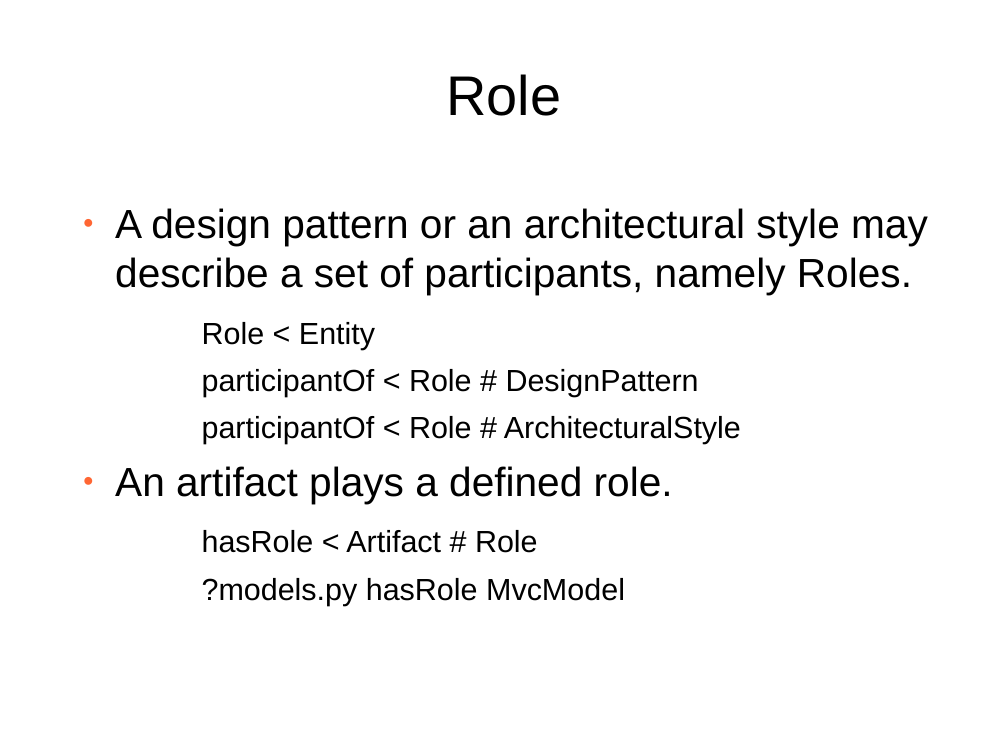
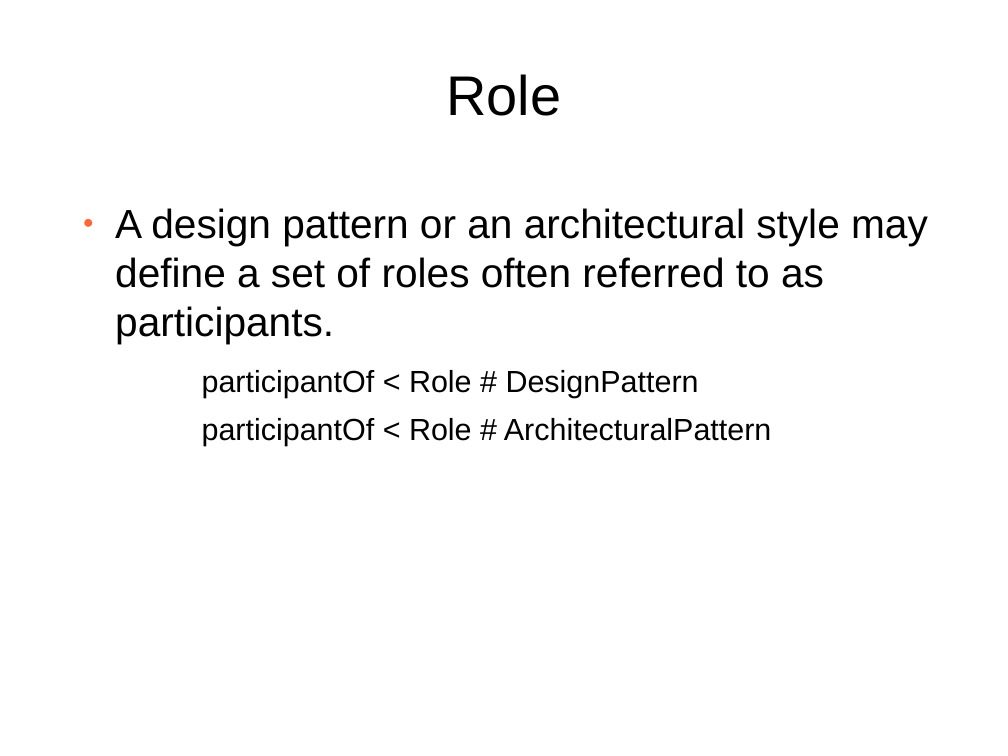
Before and after one commit to softlang/megalib, a slide deck: slide 19 of docs/LanguageDescription.odp (slide 18 before the commit). Drawn at 1008x756 pixels with LibreOffice and Linux fonts; fonts in the diff are those of the drawing; background and template pictures are left out. Boxes give left, top, right and bottom in pixels: in the first picture for what was removed or moved away, otherwise in the second. Text is boxed around its words. In the diff, an @@ line names an element or a change of style, - is before the commit and + after.

Commit message:
documented role added Grammarlanguage

```diff
--- a/docs/LanguageDescription.odp
+++ b/docs/LanguageDescription.odp
@@ text at bbox=[115, 208, 928, 343]: text changed @@
-● A design pattern or an architectural style may describe a set of participants, namely Roles.
-    − Role < Entity
+● A design pattern or an architectural style may define a set of roles often referred to as participants.
@@ text at bbox=[202, 418, 772, 446]: text changed @@
-    − participantOf < Role # ArchitecturalStyle
-● An artifact plays a defined role.
-    − hasRole < Artifact # Role
-    − ?models.py hasRole MvcModel
+    − participantOf < Role # ArchitecturalPattern
```
Also in this commit, not shown: 2 slides added, 2 other files.
